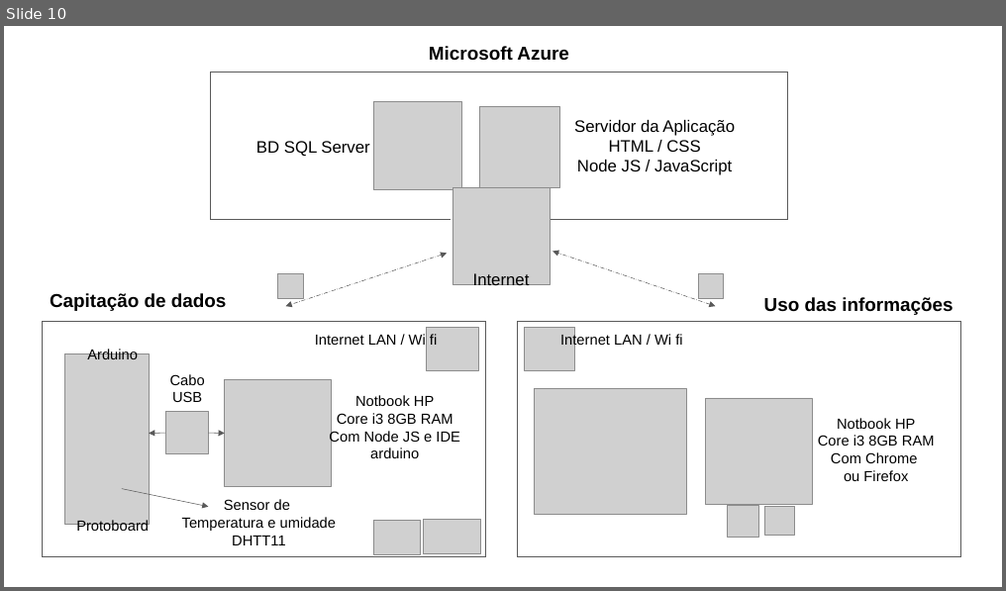
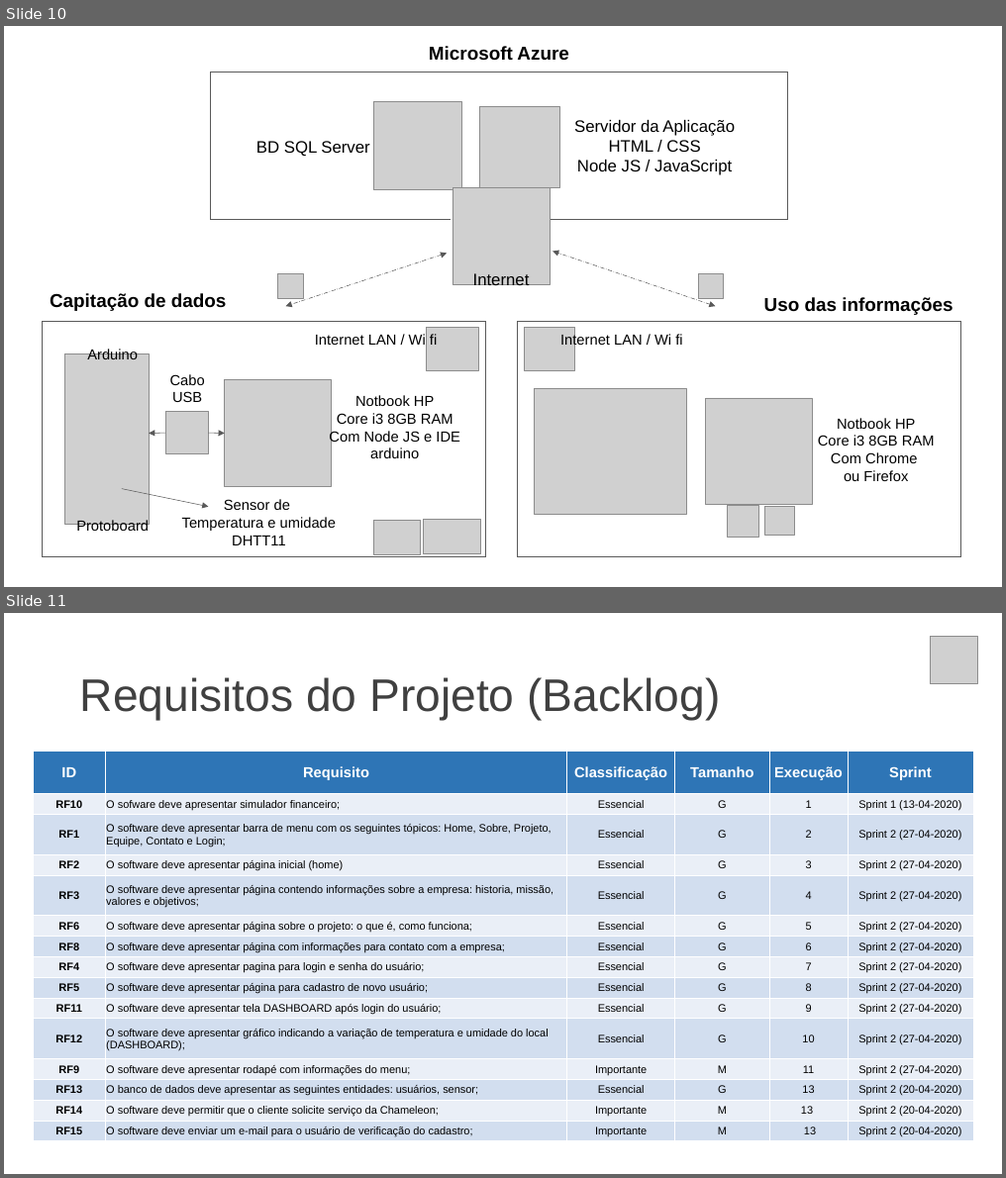
Before and after one commit to gui-ss/projeto-bandtec, a slide deck: Documentação/chameleon.pptx. Shown one above the other, each under a label of ours: slide 10 before the commit, slides 10 and 11 after it. The pictures are 1006x591 and 1006x1178 pixels, drawn with LibreOffice and Linux fonts; fonts in the diff are those of the drawing; grey boxes stand for pictures. Boxes give left, top, right and bottom in pixels: in the first picture for what was removed or moved away, otherwise in the second. Text is boxed around its words. In the diff, an @@ line names an element or a change of style, - is before the commit and + after.

Commit message:
Slides att

```diff
--- a/Documentação/chameleon.pptx
+++ b/Documentação/chameleon.pptx
@@ slide 11 added at (4,613,1002,1174), background #FFFFFF @@
@@ picture added at (930,636,977,683) @@
@@ title added at (80,677,720,721), 44 pt, text #404040 @@
+Requisitos do Projeto (Backlog)
@@ table added at (33,752,973,1143), 15 rows, 6 columns @@
+ID | Requisito | Classificação | Tamanho | Execução | Sprint
+RF10 | O sofware deve apresentar simulador financeiro; | Essencial | G | 1 | Sprint 1 (13-04-2020)
+RF1 | O software deve apresentar barra de menu com os seguintes tópicos: Home, Sobre, Projeto, Equipe, Contato e Login; | Essencial | G | 2 | Sprint 2 (27-04-2020)
+RF2 | O software deve apresentar página inicial (home) | Essencial | G | 3 | Sprint 2 (27-04-2020)
+RF3 | O software deve apresentar página contendo informações sobre a empresa: historia, missão, valores e objetivos; | Essencial | G | 4 | Sprint 2 (27-04-2020)
+RF6 | O software deve apresentar página sobre o projeto: o que é, como funciona; | Essencial | G | 5 | Sprint 2 (27-04-2020)
+RF8 | O software deve apresentar página com informações para contato com a empresa; | Essencial | G | 6 | Sprint 2 (27-04-2020)
+RF4 | O software deve apresentar pagina para login e senha do usuário; | Essencial | G | 7 | Sprint 2 (27-04-2020)
+RF5 | O software deve apresentar página para cadastro de novo usuário; | Essencial | G | 8 | Sprint 2 (27-04-2020)
+RF11 | O software deve apresentar tela DASHBOARD após login do usuário; | Essencial | G | 9 | Sprint 2 (27-04-2020)
+RF12 | O software deve apresentar gráfico indicando a variação de temperatura e umidade do local (DASHBOARD); | Essencial | G | 10 | Sprint 2 (27-04-2020)
+RF9 | O software deve apresentar rodapé com informações do menu; | Importante | M | 11 | Sprint 2 (27-04-2020)
+RF13 | O banco de dados deve apresentar as seguintes entidades: usuários, sensor; | Essencial | G | 13 | Sprint 2 (20-04-2020)
+RF14 | O software deve permitir que o cliente solicite serviço da Chameleon; | Importante | M | 13 | Sprint 2 (20-04-2020)
+RF15 | O software deve enviar um e-mail para o usuário de verificação do cadastro; | Importante | M | 13 | Sprint 2 (20-04-2020)
```
Also in this commit, not shown: 1 slide changed, 6 other slides added.
